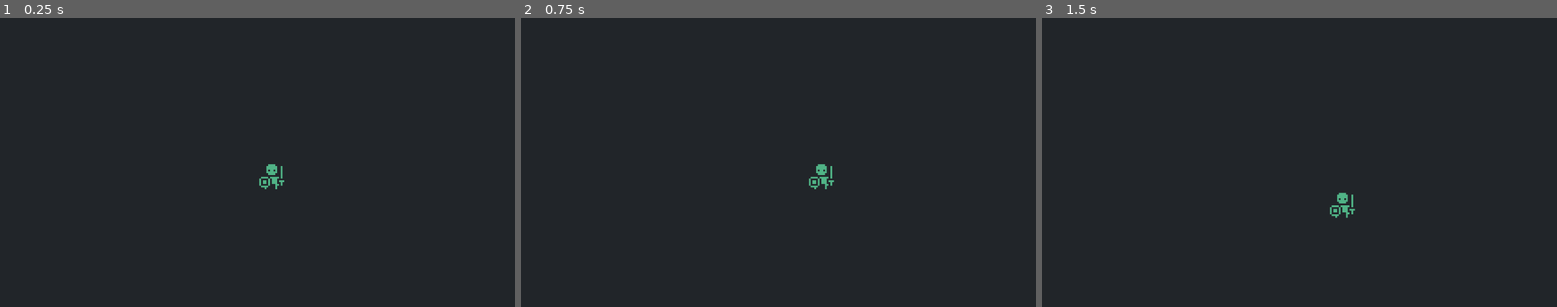
Above: before the commit, frames 1-3 (left to right).
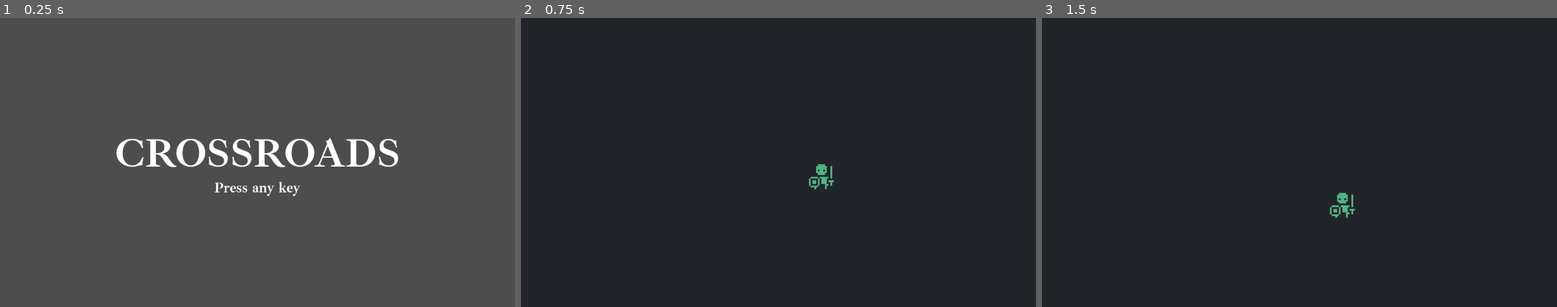
Above: after the commit, the same moments.

Repository: lilytastic/godot-roguelike
Game: Godot game, scene res://title.tscn
Same seed, same stepped clock (60 frames per second), same inputs: the game is played once before the commit and once after it. Before the commit the project starts from res://Game/game.tscn.
Inputs:
- Up to frame 1 (0.25 s): no input
- Up to frame 2 (0.75 s): tap Enter at 0.5 s; hold D (move_right) from 0.53 s (still down)
- Up to frame 3 (1.5 s): tap Space at 1.25 s; release D (move_right) at 1.28 s; hold S (move_down) from 1.28 s (still down)

The runs differ from the first frame. In frame 1, 100% of the frame differs, in the area x 0-100%, y 0-100%; in frame 2, nothing differs; in frame 3, nothing differs.

Commit message:
start on title

Diff:
--- a/project.godot
+++ b/project.godot
@@ -11,7 +11,7 @@
 [application]
 
 config/name="Godot Roguelike"
-run/main_scene="res://game/game.tscn"
+run/main_scene="res://title.tscn"
 config/features=PackedStringArray("4.3", "GL Compatibility")
 config/icon="res://icon.svg"
 
--- a/title.gd
+++ b/title.gd
@@ -1,6 +1,6 @@
 extends Node2D
 
 func _unhandled_input(event: InputEvent) -> void:
-	if event.is_action_pressed:
+	if event is InputEventKey and event.pressed:
 		get_tree().change_scene_to_file('res://game/game.tscn')
 		return
